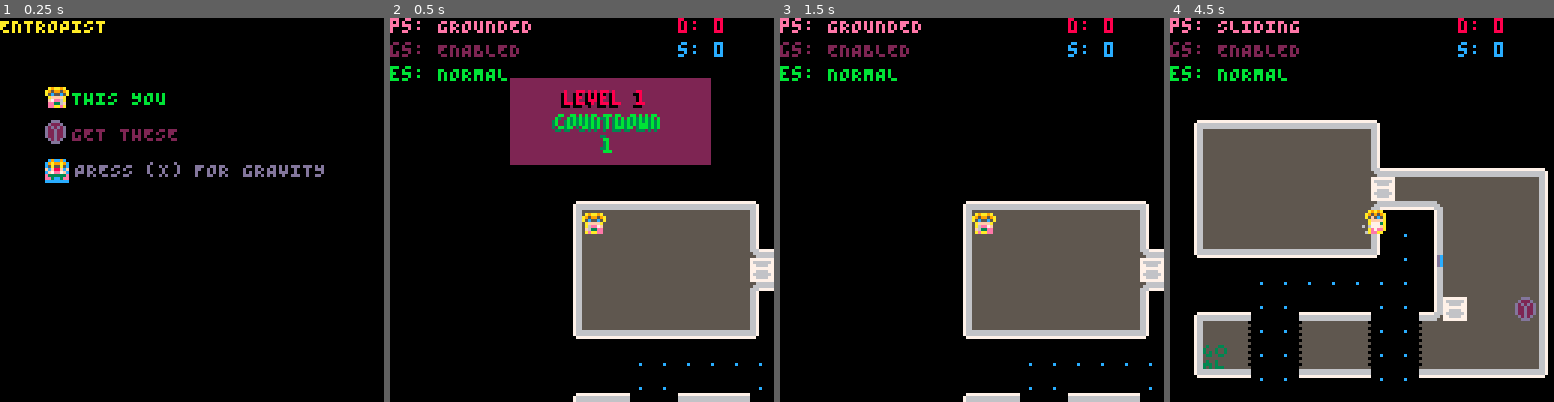
Above: before the commit, frames 1-4 (left to right).
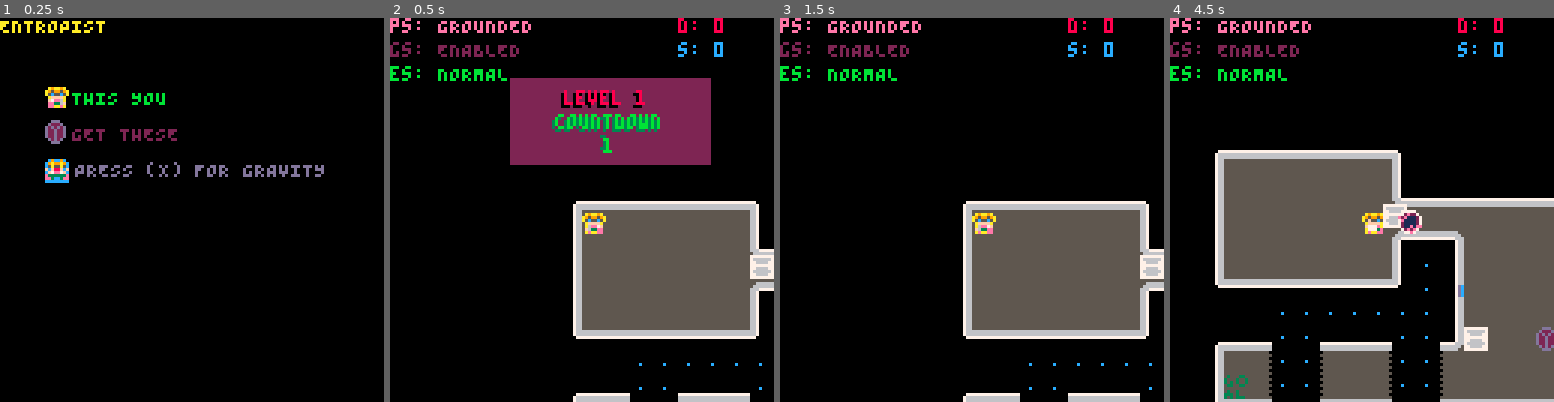
Above: after the commit, the same moments.

Repository: kitasuna/pico8-ttuor
Game: PICO-8 cartridge main.p8
Same seed, same stepped clock (60 frames per second), same inputs: the game is played once before the commit and once after it.
Inputs:
- Up to frame 1 (0.25 s): no input
- Up to frame 2 (0.5 s): tap X (X key) at 0.33 s
- Up to frame 3 (1.5 s): tap O (Z key) at 0.7 s; tap X (X key) at 1.07 s
- Up to frame 4 (4.5 s): hold Right 1.6-2.1 s; tap O (Z key) every 0.4 s from 1.7 to 4.1 s; tap X (X key) at 1.85, 2.97, 4.08 s; hold Up 2.15-2.42 s; hold Right 2.47-3.03 s; hold Left 3.08-3.58 s; hold Down 3.63-3.97 s; hold Right from 4.02 s (still down)

Frame 1 is identical in both runs. In frame 2, 0.2% of the frame differs, in the area x 93-100%, y 61-69%; in frame 3, 0.2%; in frame 4, 34%, in the area x 6-100%, y 0-100%.

Commit message:
Adjust item collision to be more like player collision

Diff:
--- a/entity.lua
+++ b/entity.lua
@@ -263,15 +263,17 @@
 function ent_update(tmp)
   return function()
     local map_offset_x = 16
-    local map_offset_y = 16
-    local next_x = (tmp.pos_x + tmp.vel_x - map_offset_x) + (tmp.vel_x > 0 and 7 or 0)
-    local next_y = (tmp.pos_y + tmp.vel_y - map_offset_y) + (tmp.vel_y > 0 and 7 or 0)
-    local now_map_x = (tmp.pos_x - map_offset_x) \ 8
-    local now_map_y = (tmp.pos_y - map_offset_y) \ 8
-    local next_map_x = (next_x) \ 8
-    local next_map_y = (next_y) \ 8
-
-    local next_map_tile_x = mget(next_map_x, now_map_y)
+    local map_offset_y = 12
+    local ent_center_x = get_center_x(tmp)
+    local ent_center_y = get_center_y(tmp)
+    local ent_next_x = (ent_center_x + tmp.vel_x)--  + (tmp.vel_x > 0 and 7 or 0)
+    local ent_next_y = (ent_center_y + tmp.vel_y)--  + (tmp.vel_y > 0 and 7 or 0)
+    local curr_map_x = (ent_center_x - map_offset_x) \ 8
+    local next_map_x = (ent_next_x - map_offset_x) \ 8
+    local curr_map_y = (ent_center_y - map_offset_y) \ 8
+    local next_map_y = (ent_next_y - map_offset_y) \ 8
+
+    local next_map_tile_x = mget(next_map_x, curr_map_y)
     if fget(next_map_tile_x) & tmp.can_travel == 0 then
       tmp.vel_x = 0
       if tmp.vel_y != 0 then
@@ -290,7 +292,7 @@
       tmp.pos_x += tmp.vel_x
     end
 
-    local next_map_tile_y = mget(now_map_x, next_map_y)
+    local next_map_tile_y = mget(curr_map_x, next_map_y)
     if fget(next_map_tile_y) & tmp.can_travel == 0 then
       tmp.vel_y = 0
       if tmp.vel_x != 0 then
--- a/grav.lua
+++ b/grav.lua
@@ -78,17 +78,17 @@
       local pos_x = payload.pos_x
       local pos_y = payload.pos_y
       if payload.direction == 0 then
-        pos_x = payload.pos_x
+        pos_x = payload.pos_x - 3
         pos_y = payload.pos_y - 10
       elseif payload.direction == 2 then
-        pos_x = payload.pos_x
+        pos_x = payload.pos_x - 3
         pos_y = payload.pos_y + 10
       elseif payload.direction == 1 then
         pos_x = payload.pos_x + 10
-        pos_y = payload.pos_y
+        pos_y = payload.pos_y - 3
       else
         pos_x = payload.pos_x - 10
-        pos_y = payload.pos_y
+        pos_y = payload.pos_y - 3
       end
       local tmp = new_projectile({pos_x=pos_x, pos_y=pos_y}, payload.direction)
       add(gm.projectiles, tmp)
@@ -124,51 +124,6 @@
   end
 
   return gm
-end
-
-function new_gravity(coords)
-  local tmp = new_sprite(48, coords.pos_x, coords.pos_y, 2, 2, false, false)
-
-  tmp.mass = 1
-  tmp.ttl = 30
-  tmp.state = "HELD"
-  -- tmp.frame_base = 48
-  tmp.frame_index = 1
-
-  tmp.update = function()
-    if tmp.state == "PERSISTENT" then
-      tmp.frames = {37, 38, 39}
-    end
-
-    if tmp.state == "RELEASED" then
-      tmp.ttl -= 1
-      if tmp.ttl <= 0 then
-        tmp.state = "DEAD"
-      end
-    end
-
-    tmp.frame_index += 1
-    if tmp.frame_index > 22 then
-      tmp.frame_index = 1
-    end
-
-  end
-
-  tmp.release = function()
-    if tmp.state == "HELD" and tmp.mass == 1 then
-      tmp.state = "RELEASED"
-    elseif tmp.state == "HELD" and tmp.mass > 1 then
-      tmp.state = "PERSISTENT"
-    end
-  end
-
-  tmp.draw = function()
-    -- spr(tmp.frames[tmp.frame_index], tmp.pos_x, tmp.pos_y, 1.0, 1.0, tmp.flip_x, tmp.flip_y)
-    circ(tmp.pos_x+4, tmp.pos_y+4, 22 - tmp.frame_index, CLR_PRP)
-  end
-
-  return tmp
-
 end
 
 -- Int -> Coords -> Int -> Coords
@@ -184,6 +139,7 @@
   end
   return pos
 end
+
 -- { pos :: Coords, direction :: Int }
 function new_gbeam(payload)
   -- local tmp = new_sprite(48, coords.pos_x, coords.pos_y, 2, 2, false, false)
@@ -237,8 +193,6 @@
 function new_projectile(coords, direction)
   local tmp = new_sprite(48, coords.pos_x, coords.pos_y, 6, 6, false, false)
   tmp.mass = 1
-  -- tmp.state = "HELD"
-  -- tmp.frame_base = 48
   tmp.frames = {37, 38, 39, 40, 41, 42, 39, 40}
   tmp.frame_index = 1
   tmp.frame_half_step = 1
--- a/level.lua
+++ b/level.lua
@@ -12,7 +12,7 @@
         pos_y = ((4*8) + 16),
       },
       ents = {
-        {type=ENT_BOX, pos_x= (8*8)+16, pos_y = (6*8)+16},
+        {type=ENT_BOX, pos_x= (8*8)+16, pos_y = (6*8)+15},
         {type=ENT_BOX, pos_x= (11*8)+16, pos_y = (11*8)+16},
         {type=ENT_ITEM, pos_x= (14*8)+16, pos_y = (11*8)+16},
         -- {type=ENT_ITEM, pos_x= 40, pos_y = 86},
--- a/main.p8
+++ b/main.p8
@@ -117,8 +117,8 @@
     player.update(ent_man)
 
     qm.ae("BUTTON", {
-      pos_x = player.pos_x + (player.size_x \ 2),
-      pos_y = player.pos_y + (player.size_y \ 2),
+      pos_x = get_center_x(player),
+      pos_y = get_center_y(player),
       input_mask = input_mask,
       direction = player.facing,
       projectile = (count(grav_man.projectiles) > 0) and grav_man.projectiles[1] or nil
--- a/player.lua
+++ b/player.lua
@@ -8,10 +8,6 @@
   )
 
   local velocity_max = 1.0
-  -- local velocity_step_up = 0.08
-  -- local velocity_step_down = 0.08
-  local velocity_step_up = 0.2
-  local velocity_step_down = 0.2
   local slide_step_down = 0.035
 
   player.state = PLAYER_STATE_GROUNDED
@@ -138,7 +134,6 @@
       local rotation = resolve_rotation(player.facing, new_facing)
       if rotation != "ROTATION_0" then
         -- event
-        printh("resolved rot: "..rotation)
         qm.ae("PLAYER_ROTATION", {rotation=rotation, pos_x=get_center_x(player), pos_y=get_center_y(player)})
       end
       player.facing = new_facing
@@ -173,37 +168,29 @@
     -- Up
     if payload.input_mask & (1 << BTN_U) > 0 then
       player.facing = DIRECTION_UP
-      if abs(player.vel_y) < velocity_max then
-        player.vel_y -= velocity_step_up
-      end
-      -- Down
+      player.vel_y = -velocity_max
+    -- Down
     elseif payload.input_mask & (1 << BTN_D) > 0 then
       player.facing = DIRECTION_DOWN
-      if abs(player.vel_y) < velocity_max then
-        player.vel_y += velocity_step_up
-      end
-    elseif player.vel_y < 0 then
-      player.facing = DIRECTION_UP
-      player.vel_y += velocity_step_down
-    elseif player.vel_y > 0 then
-      player.facing = DIRECTION_DOWN
-      player.vel_y -= velocity_step_down
+      player.vel_y = velocity_max
+    end
+
+    if payload.input_mask & (1 << BTN_U) == 0 and
+      payload.input_mask & (1 << BTN_D) == 0 then
+      player.vel_y = 0
     end
 
     if payload.input_mask & (1 << BTN_L) > 0 then
       player.facing = DIRECTION_LEFT
-      if abs(player.vel_x) < velocity_max then
-        player.vel_x -= velocity_step_up
-      end
+      player.vel_x = -velocity_max
     elseif payload.input_mask & (1 << BTN_R) > 0 then
       player.facing = DIRECTION_RIGHT
-      if abs(player.vel_x) < velocity_max  then
-        player.vel_x += velocity_step_up
-      end
-    elseif player.vel_x > 0 then
-      player.vel_x -= velocity_step_down
-    elseif player.vel_x < 0 then
-      player.vel_x += velocity_step_down
+      player.vel_x = velocity_max
+    end
+
+    if payload.input_mask & (1 << BTN_L) == 0 and
+      payload.input_mask & (1 << BTN_R) == 0 then
+      player.vel_x = 0
     end
 
     if player.facing == DIRECTION_DOWN then
@@ -337,7 +324,7 @@
       player.pos_y += player.vel_y
     end
 
-    -- the slide
+    -- the slide, deceleration and stopping
     if player.state == PLAYER_STATE_SLIDING then
       if player.vel_x > 0 then
         player.vel_x -= slide_step_down
